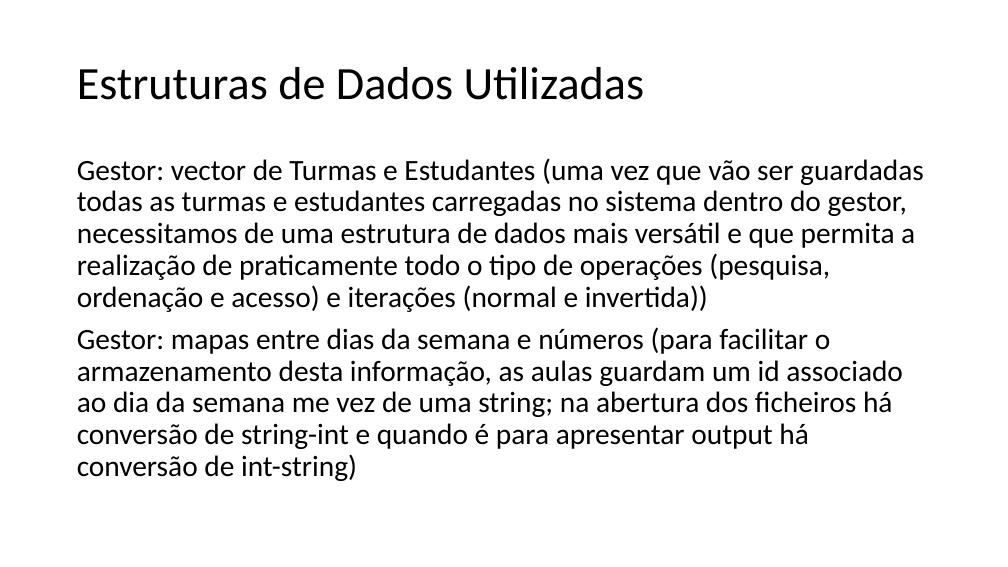
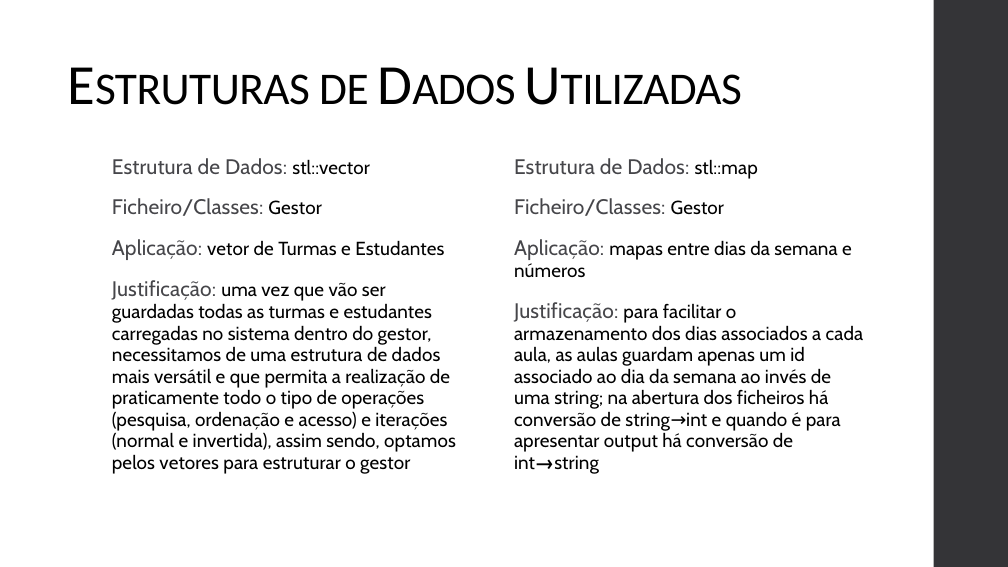
Before and after one commit to racoelhosilva/AED_scheduleManager, a slide deck: slide 5 of presentation/Apresentação.pptx. Drawn at 1008x567 pixels with LibreOffice and Linux fonts; fonts in the diff are those of the drawing. Boxes give left, top, right and bottom in pixels: in the first picture for what was removed or moved away, otherwise in the second. Text is boxed around its words. In the diff, an @@ line names an element or a change of style, - is before the commit and + after.

```diff
--- a/presentation/Apresentação.pptx
+++ b/presentation/Apresentação.pptx
@@ rectangle added at [934,0,1008,567], fill #353537 @@
@@ text "Estruturas de Dados Utilizadas": place and size @@
-text "Estruturas de Dados Utilizadas" at [77,67,645,100]
+text "Estruturas de Dados Utilizadas" at [198,158,287,174]
@@ text "Estruturas de Dados Utilizadas" at [198,158,287,174]: size 44 to 54 pt, letter spacing 0 to -0.5 pt, small capitals on; line spacing 0.9 to 0.85; vertical alignment middle to bottom @@
@@ text at [112,159,456,474]: text changed; size 28 to 18 pt; font Calibri to Cabin @@
-Gestor: vector de Turmas e Estudantes (uma vez que vão ser guardadas todas as turmas e estudantes carregadas no sistema dentro do gestor, necessitamos de uma estrutura de dados mais versátil e que permita a realização de praticamente todo o tipo de operações (pesquisa, ordenação e acesso) e iterações (normal e invertida))
-Gestor: mapas entre dias da semana e números (para facilitar o armazenamento desta informação, as aulas guardam um id associado ao dia da semana me vez de uma string; na abertura dos ficheiros há conversão de string-int e quando é para apresentar output há conversão de int-string)
+Estrutura de Dados: stl::vector
+Ficheiro/Classes: Gestor
+Aplicação: vetor de Turmas e Estudantes
+Justificação: uma vez que vão ser guardadas todas as turmas e estudantes carregadas no sistema dentro do gestor, necessitamos de uma estrutura de dados mais versátil e que permita a realização de praticamente todo o tipo de operações (pesquisa, ordenação e acesso) e iterações (normal e invertida), assim sendo, optamos pelos vetores para estruturar o gestor
@@ text added at [514,158,864,474], 18 pt, text #000000 @@
+Estrutura de Dados: stl::map
+Ficheiro/Classes: Gestor
+Aplicação: mapas entre dias da semana e números
+Justificação: para facilitar o armazenamento dos dias associados a cada aula, as aulas guardam apenas um id associado ao dia da semana ao invés de uma string; na abertura dos ficheiros há conversão de string→int e quando é para apresentar output há conversão de int→string
```
Also in this commit, not shown: 6 other slides changed, 2 slides added, 1 other file.
